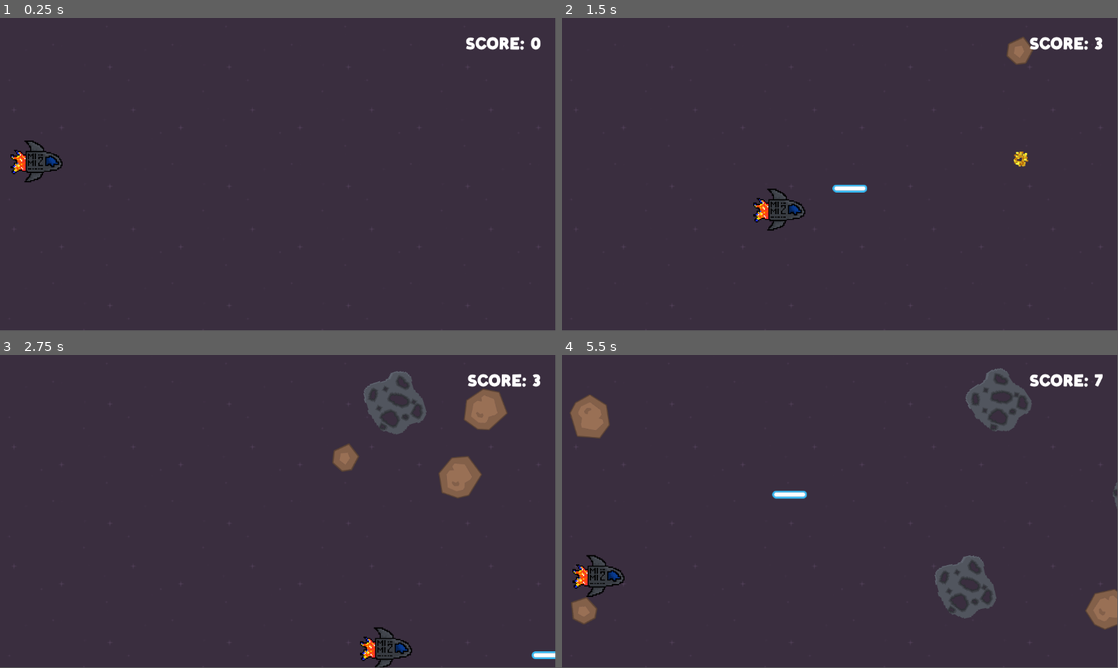
Above: before the commit, frames 1-4 (two rows, left to right).
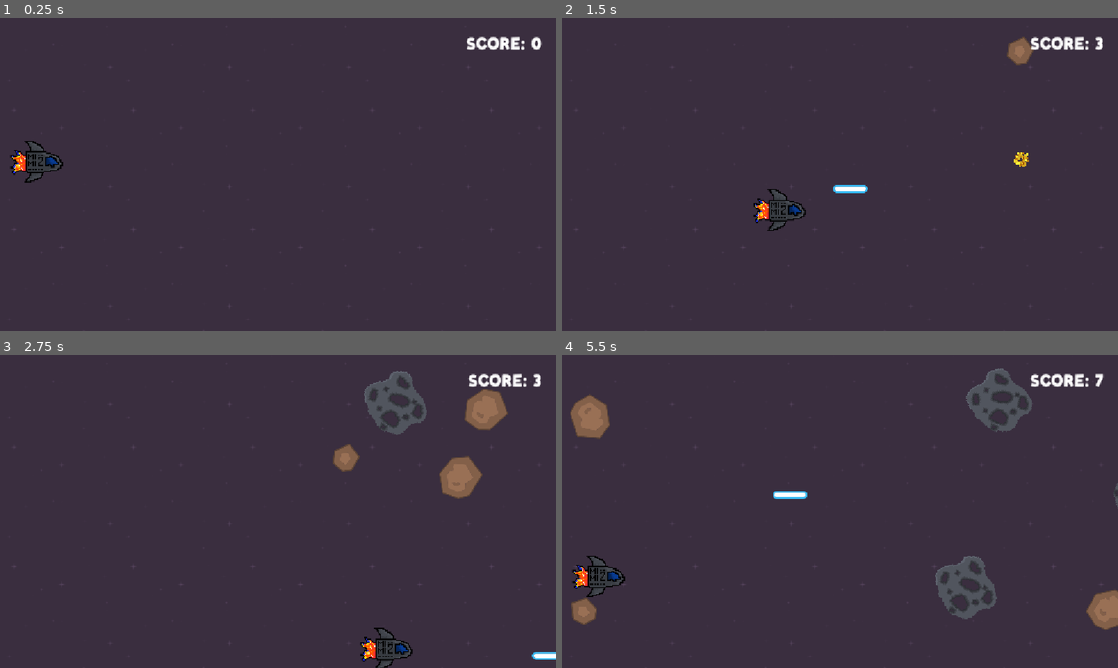
Above: after the commit, the same moments.

Repository: Davidjesu2/asteroid_shooter
Game: Godot game, scene res://scenes/main/main.tscn
Same seed, same stepped clock (60 frames per second), same inputs: the game is played once before the commit and once after it.
Inputs:
- Up to frame 1 (0.25 s): no input
- Up to frame 2 (1.5 s): tap Enter at 0.5 s; hold D (move_right) 0.53-1.28 s; tap Space (shoot) at 0.6, 1.35 s; hold S (move_down) from 1.28 s (still down)
- Up to frame 3 (2.75 s): release S (move_down) at 2.03 s; hold D (move_right) from 2.03 s (still down); tap Space (shoot) at 2.1 s
- Up to frame 4 (5.5 s): release D (move_right) at 2.78 s; hold Up (move_up) 2.78-3.53 s; tap Space (shoot) every 0.75 s from 2.85 to 5.1 s; hold A (move_left) 3.53-5.03 s; hold S (move_down) from 5.03 s (still down)
In our replay, the window is 799x449 before the commit and 800x450 after it. These sizes can differ from the game's own. Grey fills any space a smaller window leaves; there, only what the larger window draws over its background counts as a difference.

The runs differ from the first frame. In frame 1, 0.4% of the frame differs, in the area x 1-98%, y 6-53%; in frame 2, 0.6%; in frame 3, 0.7%, in the area x 60-100%, y 5-100%; in frame 4, 0.7%.

Commit message:
Se agrega el escalado de resolucion a distintas pantallas

Diff:
--- a/autoloads/game_manager.gd
+++ b/autoloads/game_manager.gd
@@ -3,7 +3,7 @@
 var score = 0
 var is_gamer_over = false
 # Called every frame. 'delta' is the elapsed time since the previous frame.
-func _process(delta: float) -> void:
+func _process(_delta: float) -> void:
 	if is_gamer_over and Input.is_action_just_pressed("shoot"):
 		restar_game()
 
--- a/project.godot
+++ b/project.godot
@@ -18,6 +18,10 @@
 [autoload]
 
 GameManager="*uid://c8hh5gh7c543d"
+
+[display]
+
+window/stretch/mode="canvas_items"
 
 [global_group]
 
--- a/scenes/character/player.gd
+++ b/scenes/character/player.gd
@@ -4,7 +4,7 @@
 @export var laser_scene: PackedScene
 
 
-func _physics_process(delta: float) -> void:
+func _physics_process(_delta: float) -> void:
 	var quiere_disparar = Input.is_action_just_pressed("shoot")
 	process_inputs()
 	move_and_slide()
--- a/scenes/ui/game_over/game_over_ui.gd
+++ b/scenes/ui/game_over/game_over_ui.gd
@@ -4,7 +4,7 @@
 
 
 
-func _process(delta: float) -> void:
+func _process(_delta: float) -> void:
 	if GameManager.is_gamer_over:
 		visible = true
 		final_score_label.text = "Your Score: " + str(GameManager.score)
--- a/scenes/ui/hud/score_label.gd
+++ b/scenes/ui/hud/score_label.gd
@@ -4,5 +4,5 @@
 
 
 # Called every frame. 'delta' is the elapsed time since the previous frame.
-func _process(delta: float) -> void:
+func _process(_delta: float) -> void:
 	text = "SCORE: " + str(GameManager.score)
